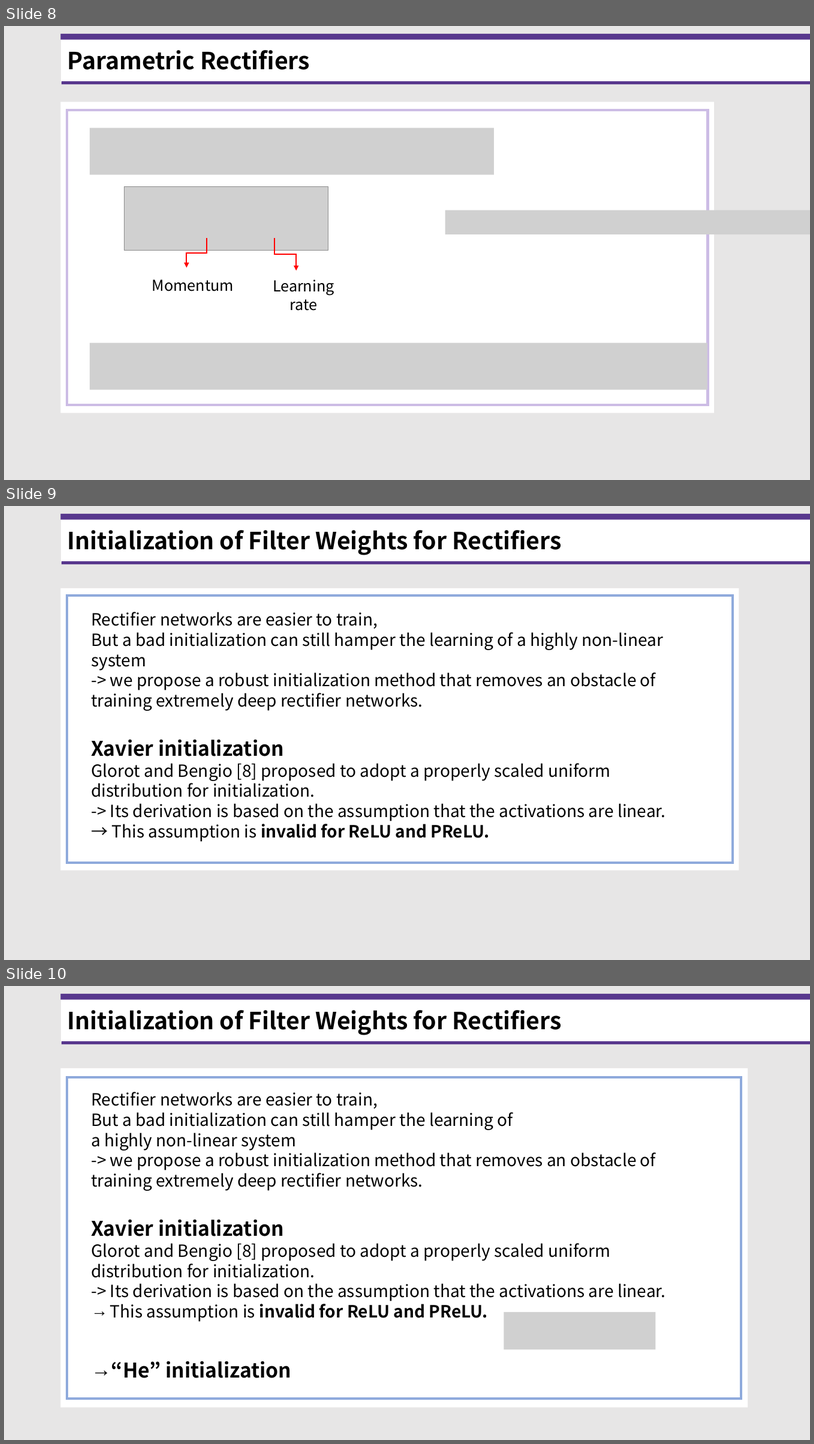
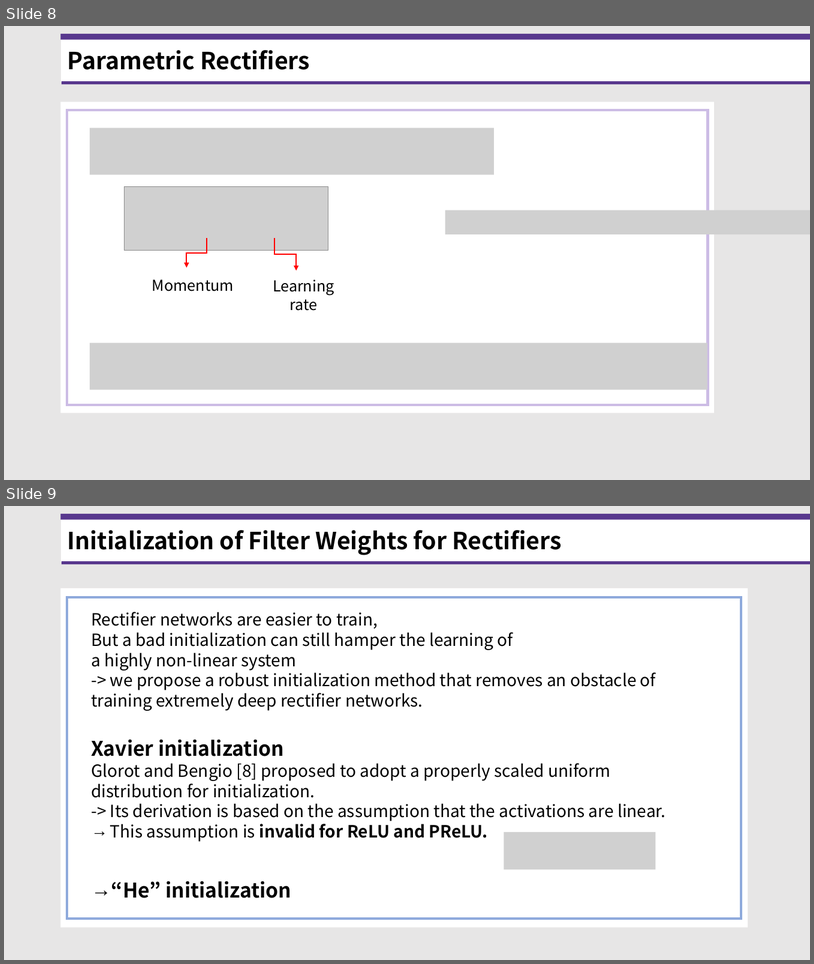
Before and after one commit to standing-o/Machine_Learning_Paper_Review, a slide deck: Paper.12_He_initialization/20211102_He_initialization.pptx. Shown one above the other, each under a label of ours: slides 8, 9 and 10 before the commit, slides 8 and 9 after it. The pictures are 814x1444 and 814x964 pixels, drawn with LibreOffice and Linux fonts; fonts in the diff are those of the drawing; grey boxes stand for pictures. Boxes give left, top, right and bottom in pixels: in the first picture for what was removed or moved away, otherwise in the second. Text is boxed around its words. In the diff, an @@ line names an element or a change of style, - is before the commit and + after.

```diff
--- a/Paper.12_He_initialization/20211102_He_initialization.pptx
+++ b/Paper.12_He_initialization/20211102_He_initialization.pptx
@@ slide 9 removed at <box>4,506,810,960</box>, background #E7E6E6 @@
@@ group removed at <box>61,514,810,565</box>: 3 rectangles, 1 text @@
-Initialization of Filter Weights for Rectifiers
@@ rectangle removed at <box>61,588,740,870</box> @@
@@ rectangle removed at <box>67,595,733,863</box> @@
@@ text removed at <box>91,612,663,711</box> @@
-Rectifier networks are easier to train,
-But a bad initialization can still hamper the learning of a highly non-linear system
--> we propose a robust initialization method that removes an obstacle of training extremely deep rectifier networks.
@@ text removed at <box>91,739,666,841</box> @@
-Xavier initialization
-Glorot and Bengio [8] proposed to adopt a properly scaled uniform distribution for initialization.
--> Its derivation is based on the assumption that the activations are linear.
-→ This assumption is invalid for ReLU and PReLU.
@@ what was slide 10 is now slide 9 @@
```
Also in this commit, not shown: 3 slides changed, 1 other file.
